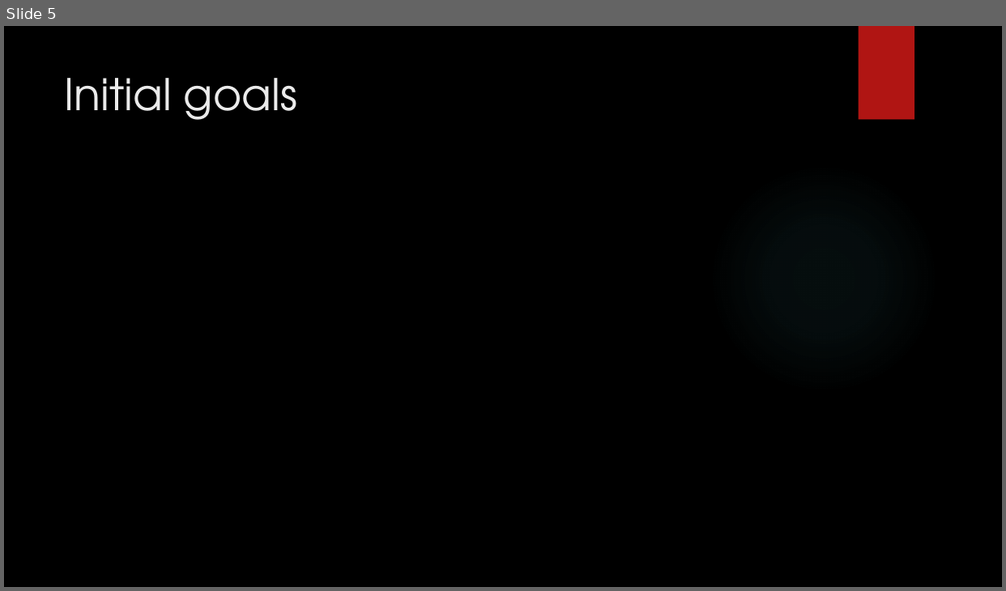
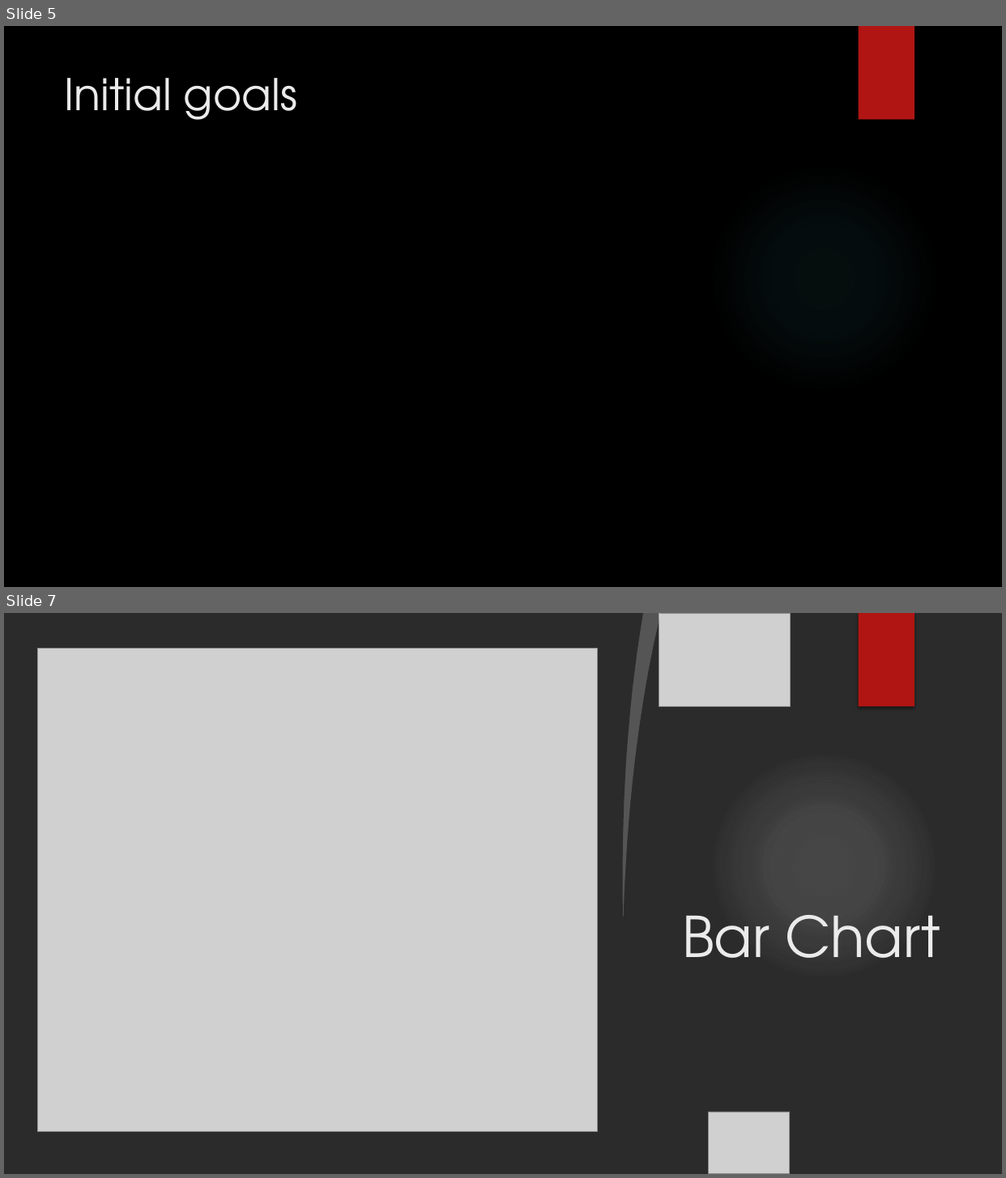
Before and after one commit to bigjohn80000/CIS435-Project, a slide deck: Final presentation_CIS435.pptx. Shown one above the other, each under a label of ours: slide 5 before the commit, slides 5 and 7 after it; the slides between them are not shown. The pictures are 1006x591 and 1006x1178 pixels, drawn with LibreOffice and Linux fonts; fonts in the diff are those of the drawing; grey boxes stand for pictures; background and template pictures are left out; a plain dark background stands for a picture behind light text. Boxes give left, top, right and bottom in pixels: in the first picture for what was removed or moved away, otherwise in the second. Text is boxed around its words. In the diff, an @@ line names an element or a change of style, - is before the commit and + after.

```diff
--- a/Final presentation_CIS435.pptx
+++ b/Final presentation_CIS435.pptx
@@ slide 7 added at (x1=4, y1=613, x2=1002, y2=1174), background picture (left out) @@
@@ freeform shape added at (x1=4, y1=613, x2=643, y2=1174), fill #FFFFFF @@
@@ freeform shape added at (x1=615, y1=613, x2=661, y2=917), fill #FFFFFF at 20% opacity @@
@@ picture added at (x1=659, y1=613, x2=790, y2=707) @@
@@ rectangle added at (x1=859, y1=613, x2=914, y2=707), fill #B01513 @@
@@ picture added at (x1=38, y1=648, x2=598, y2=1132) @@
@@ ellipse added at (x1=709, y1=750, x2=939, y2=981), fill gradient #F3F3F3 @@
@@ ellipse added at (x1=709, y1=750, x2=939, y2=981), fill gradient #F3F3F3 @@
@@ picture added at (x1=4, y1=832, x2=334, y2=1174) @@
@@ picture added at (x1=4, y1=850, x2=128, y2=1043) @@
@@ title added at (x1=682, y1=915, x2=940, y2=958), 54 pt, text #EBEBEB @@
+Bar Chart
@@ picture added at (x1=709, y1=1112, x2=790, y2=1174) @@
```
Also in this commit, not shown: 3 other slides added.
